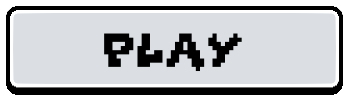
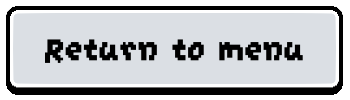
The second (350, 100) image is a revision of the first. Changes to its layers:
added group "Return" with 4 layers above "Random Color" over box(45, 33, 303, 72)
added layer "Paint Layer 2" (1st of 5, in "Return") in group "Return" over box(45, 33, 303, 72)
added layer "Copy of Paint Layer 3" (1st of 5, in "Return") in group "Return" over box(45, 33, 303, 72)
added layer "Paint Layer 3" (1st of 5, in "Return") in group "Return" over box(45, 33, 303, 72)
moved "Paint Layer 2" (5th of 5, in "Play") into group "Play", painted on it over box(45, 33, 303, 72)
moved "Copy of Paint Layer 3" (5th of 5, in "Play") into group "Play", painted on it over box(45, 33, 303, 72)
moved "Paint Layer 3" (5th of 5, in "Play") into group "Play", painted on it over box(45, 33, 303, 72)
